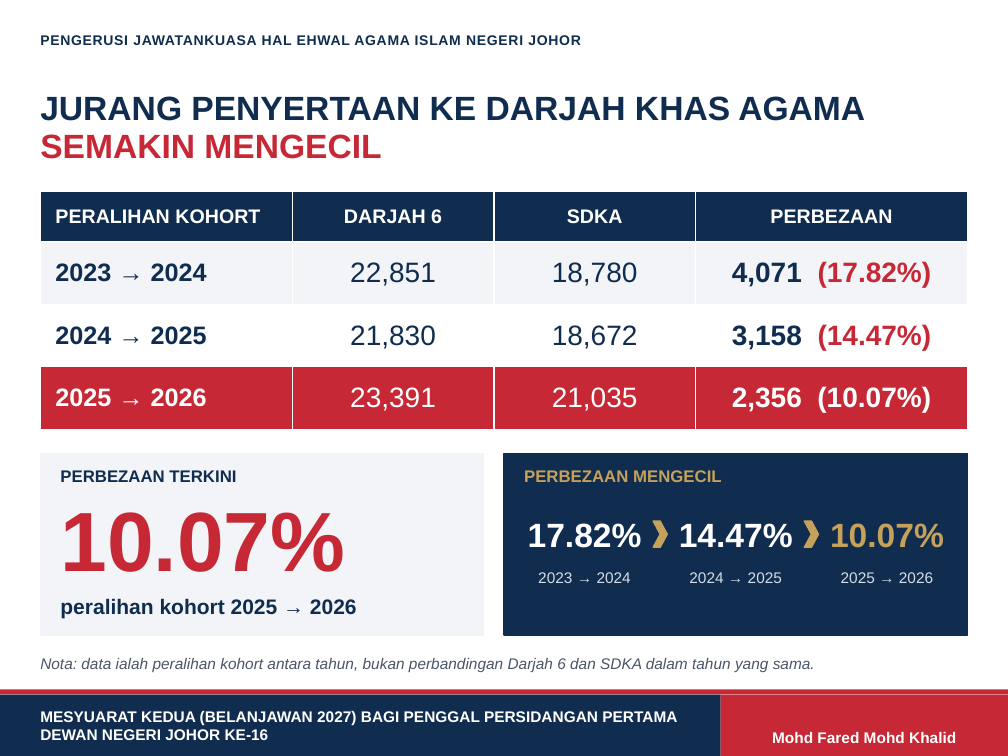
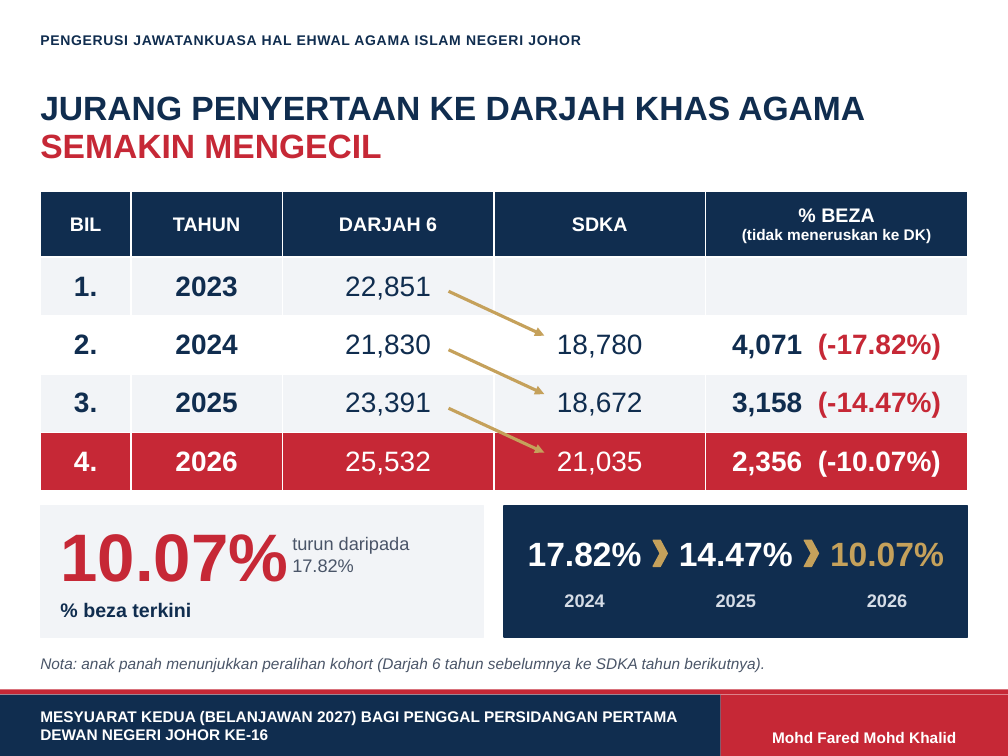
Before and after one commit to nawaljoe/Nawal, a slide deck: slide 4 of infografik-pendidikan-agama/Infografik_Pendidikan_Agama_Johor_DUN.pptx. Drawn at 1008x756 pixels with LibreOffice and Linux fonts; fonts in the diff are those of the drawing; background and template pictures are left out. Boxes give left, top, right and bottom in pixels: in the first picture for what was removed or moved away, otherwise in the second. Text is boxed around its words. In the diff, an @@ line names an element or a change of style, - is before the commit and + after.

```diff
--- a/infografik-pendidikan-agama/Infografik_Pendidikan_Agama_Johor_DUN.pptx
+++ b/infografik-pendidikan-agama/Infografik_Pendidikan_Agama_Johor_DUN.pptx
@@ table at box(40, 192, 968, 480) @@
-PERALIHAN KOHORT | DARJAH 6 | SDKA | PERBEZAAN
-2023 → 2024 | 22,851 | 18,780 | 4,071 (17.82%)
-2024 → 2025 | 21,830 | 18,672 | 3,158 (14.47%)
-2025 → 2026 | 23,391 | 21,035 | 2,356 (10.07%)
+BIL | TAHUN | DARJAH 6 | SDKA | % BEZA / (tidak meneruskan ke DK)
+1. | 2023 | 22,851 |  | 
+2. | 2024 | 21,830 | 18,780 | 4,071 (-17.82%)
+3. | 2025 | 23,391 | 18,672 | 3,158 (-14.47%)
+4. | 2026 | 25,532 | 21,035 | 2,356 (-10.07%)
@@ arrow added from (449, 291) to (544, 336), #C5A15B 2.25 pt @@
@@ arrow added from (449, 350) to (544, 394), #C5A15B 2.25 pt @@
@@ arrow added from (449, 408) to (544, 453), #C5A15B 2.25 pt @@
@@ text removed at box(524, 470, 722, 482) @@
-PERBEZAAN MENGECIL
@@ rectangle: place and size @@
-rectangle at box(40, 454, 484, 635)
+rectangle at box(40, 506, 484, 637)
@@ rectangle: place and size @@
-rectangle at box(504, 454, 968, 635)
+rectangle at box(504, 506, 968, 637)
@@ text "10.07%": place and size @@
-text "10.07%" at box(60, 512, 345, 572)
+text "10.07%" at box(60, 534, 288, 582)
@@ text "10.07%" at box(60, 534, 288, 582): size 60 to 48 pt @@
@@ text added at box(292, 537, 410, 572), 13 pt, text #4A5568 @@
+turun daripada 17.82%
@@ 3 texts, 2 chevrons: place and size @@
-3 texts, 2 chevrons at box(528, 521, 944, 548)
+3 texts, 2 chevrons at box(528, 540, 944, 567)
@@ text removed at box(60, 598, 357, 618) @@
-peralihan kohort 2025 → 2026
@@ text at box(564, 594, 604, 607): text changed; size 11 to 13 pt; bold on @@
-2023 → 2024
+2024
@@ text at box(716, 594, 756, 607): text changed; size 11 to 13 pt; bold on @@
-2024 → 2025
+2025
@@ text at box(867, 594, 907, 607): text changed; size 11 to 13 pt; bold on @@
-2025 → 2026
+2026
@@ text at box(83, 602, 191, 617): text changed; size 12 to 14 pt @@
-PERBEZAAN TERKINI
+% beza terkini
@@ text at box(40, 658, 765, 672): text changed @@
-Nota: data ialah peralihan kohort antara tahun, bukan perbandingan Darjah 6 dan SDKA dalam tahun yang sama.
+Nota: anak panah menunjukkan peralihan kohort (Darjah 6 tahun sebelumnya ke SDKA tahun berikutnya).
```
Also in this commit, not shown: 1 other file.
